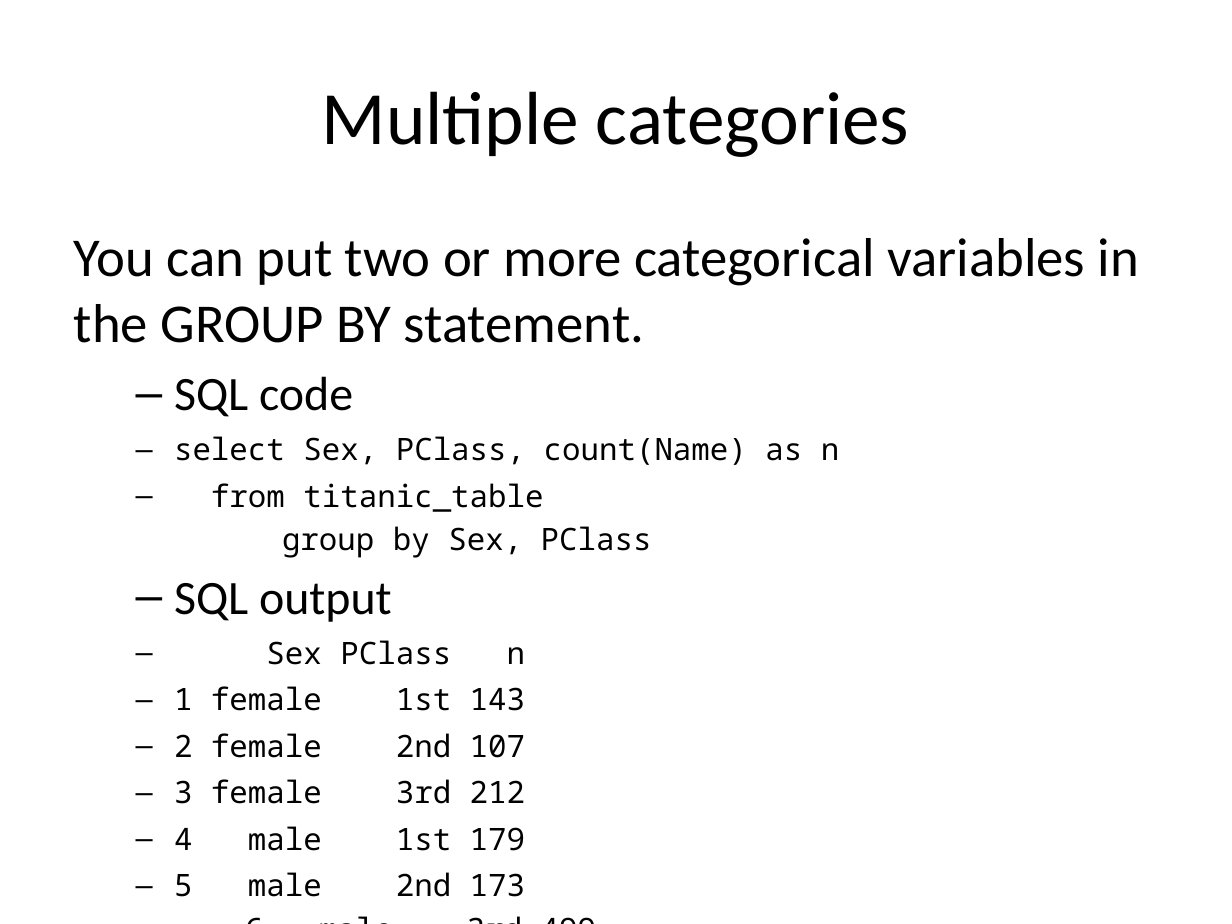
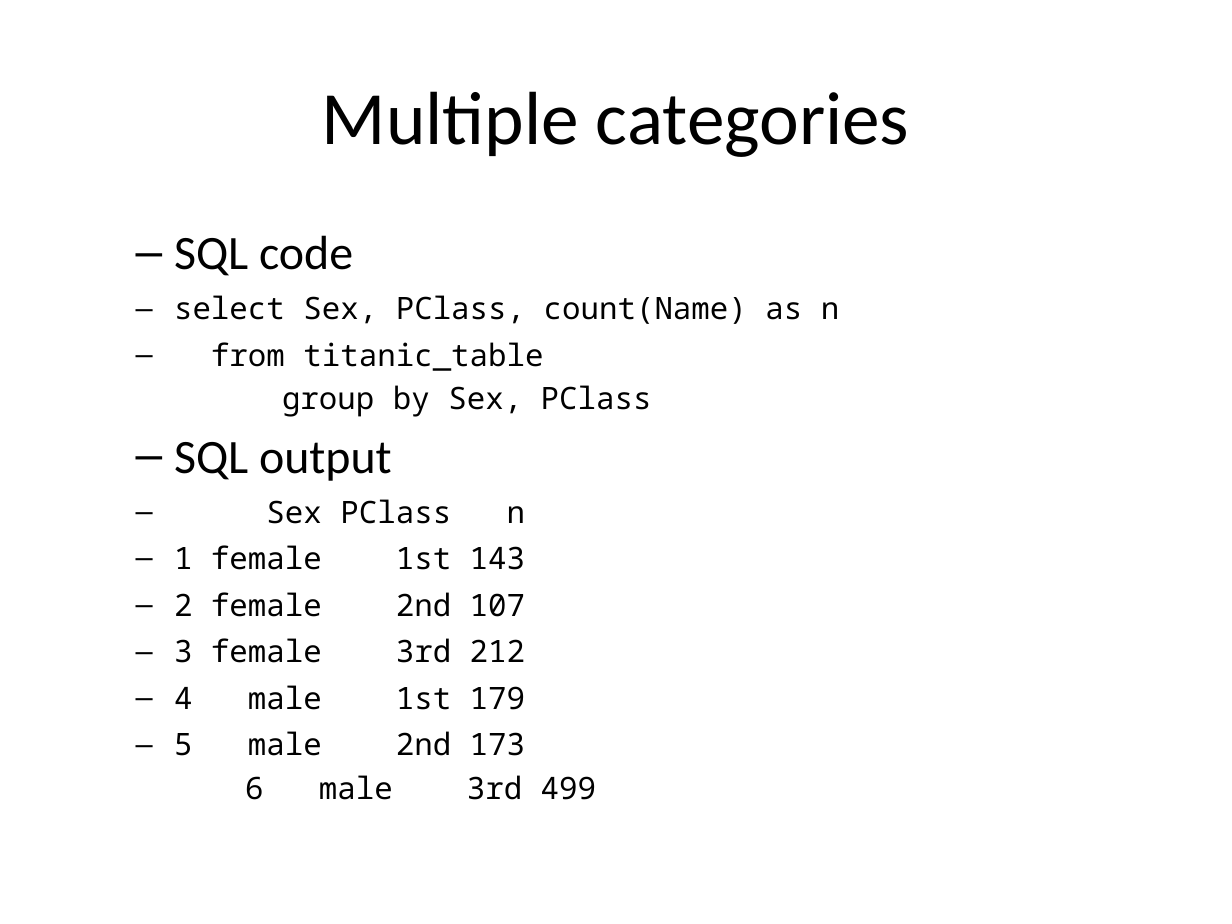
Before and after one commit to pmean/introduction-to-sql, a slide deck: slide 16 of src/stats.pptx. Drawn at 1232x924 pixels with LibreOffice and Linux fonts; fonts in the diff are those of the drawing. Boxes give left, top, right and bottom in pixels: in the first picture for what was removed or moved away, otherwise in the second. Text is boxed around its words. In the diff, an @@ line names an element or a change of style, - is before the commit and + after.

```diff
--- a/src/stats.pptx
+++ b/src/stats.pptx
@@ text at bbox=[74, 238, 1139, 343]: paragraph removed @@
-You can put two or more categorical variables in the GROUP BY statement.
```
Also in this commit, not shown: 1 other slide changed, 1 slide added, 2 slides removed, 1 other file.
